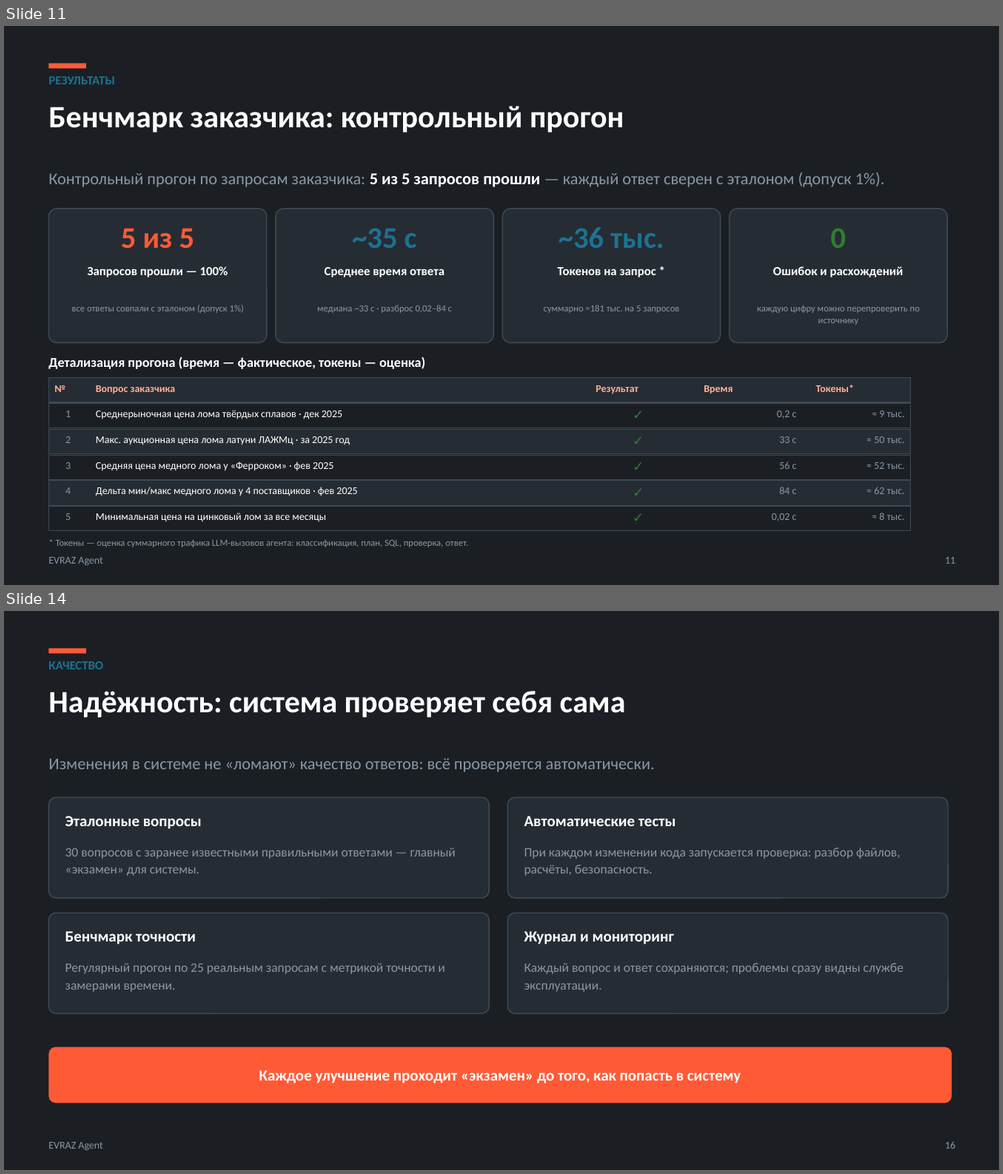
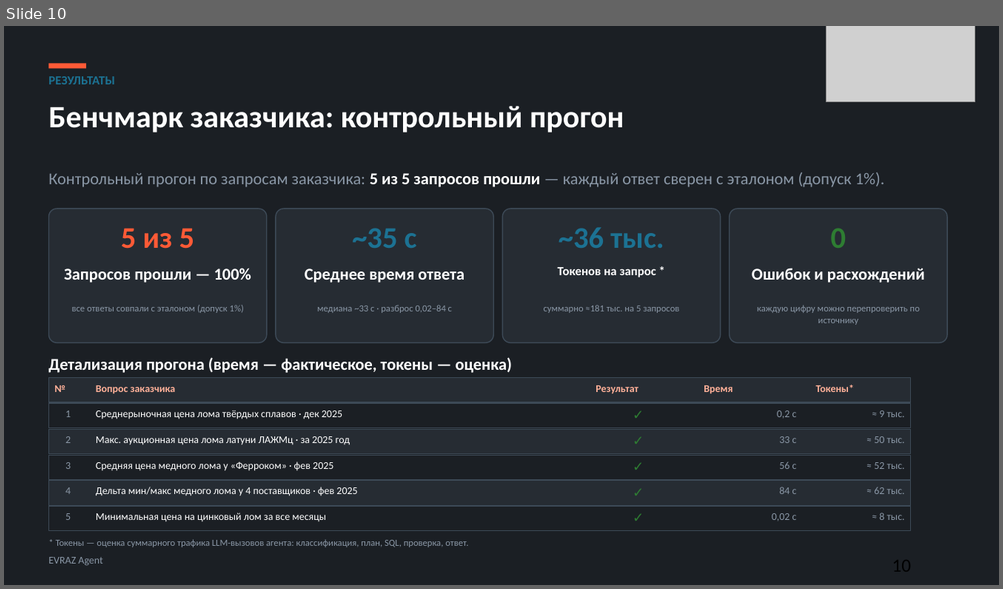
Before and after one commit to kostIT13/EVRAZ_ExcelAgent, a slide deck: data/EVRAZ_Agent_defense.pptx. Shown one above the other, each under a label of ours: slides 11 and 14 before the commit, slide 10 after it; the slides between them are not shown. The pictures are 1003x1174 and 1003x589 pixels, drawn with LibreOffice and Linux fonts; fonts in the diff are those of the drawing; grey boxes stand for pictures. Boxes give left, top, right and bottom in pixels: in the first picture for what was removed or moved away, otherwise in the second. Text is boxed around its words. In the diff, an @@ line names an element or a change of style, - is before the commit and + after.

```diff
--- a/data/EVRAZ_Agent_defense.pptx
+++ b/data/EVRAZ_Agent_defense.pptx
@@ slide 14 removed at [4,611,999,1170], background #FFFFFF @@
@@ rectangle removed at [4,611,999,1170] @@
@@ rectangle removed at [48,648,86,653] @@
@@ text removed at [48,661,103,669] @@
-КАЧЕСТВО
@@ text removed at [48,691,626,718] @@
-Надёжность: система проверяет себя сама
@@ text removed at [48,758,654,772] @@
-Изменения в системе не «ломают» качество ответов: всё проверяется автоматически.
@@ rounded rectangle removed at [48,797,489,898] @@
@@ rounded rectangle removed at [508,797,948,898] @@
@@ text removed at [65,816,202,829] @@
-Эталонные вопросы
@@ text removed at [524,816,676,826] @@
-Автоматические тесты
@@ text removed at [65,848,455,876] @@
-30 вопросов с заранее известными правильными ответами — главный «экзамен» для системы.
@@ text removed at [524,848,900,876] @@
-При каждом изменении кода запускается проверка: разбор файлов, расчёты, безопасность.
@@ rounded rectangle removed at [48,913,489,1014] @@
@@ rounded rectangle removed at [508,913,948,1014] @@
@@ text removed at [65,931,196,945] @@
-Бенчмарк точности
@@ text removed at [524,931,674,945] @@
-Журнал и мониторинг
@@ text removed at [65,963,444,992] @@
-Регулярный прогон по 25 реальным запросам с метрикой точности и замерами времени.
@@ text removed at [524,963,903,992] @@
-Каждый вопрос и ответ сохраняются; проблемы сразу видны службе эксплуатации.
@@ rounded rectangle removed at [48,1048,951,1103] @@
@@ text removed at [259,1071,740,1084] @@
-Каждое улучшение проходит «экзамен» до того, как попасть в систему
@@ text removed at [48,1142,102,1151] @@
-EVRAZ Agent
@@ text removed at [945,1142,955,1149] @@
-16
@@ what was slide 11 is now slide 10 @@
@@ slide 10 changed as well @@
@@ picture added at [826,26,976,102] @@
@@ size 12 to 16 pt in 3 elements at [64,268,251,283], [304,269,464,283], [751,268,925,283] @@
@@ text "Детализация прогона (время — фактическое, ..." at [48,358,512,373]: size 13 to 16 pt @@
@@ text removed at [945,557,955,564] @@
-11
```
Also in this commit, not shown: 7 other slides changed, 5 slides added, 7 other slides removed, 37 other files.
